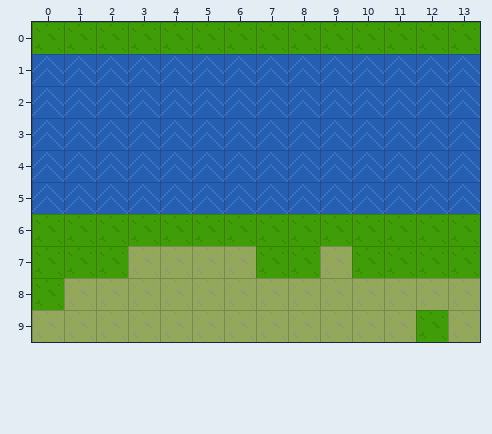
Tiled map (JSON): assets/maps/kolpa.json. This is how it looked before the edit.
Cells are 16x16 px. Shown: x 0..13, y 0..9.
Once edited:
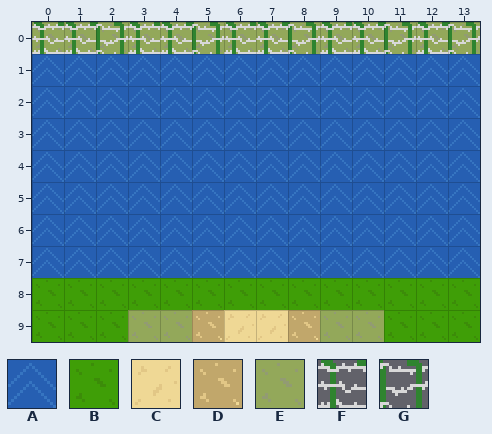
Key: from "ground": A 0, B 1, C 2, D 3, E 4; from "zica": F 0, G 1.
_ is an empty cell, # one hidden under a higher layer.
Tiles replaced or removed in this view: B, E.
Tiles of an added or newly shown layer are drawn over the layers below it.
Changes in this commit:
Changed rows in their new state; . is an unchanged cell.
Layer "Terrain":
first column x 0:
 0 EEEEEEEEEEEEEE
first column x 0:
 6 ______________
 7 ______#..#.___
 8 .BBBBBBBBBBBBB
 9 BBB..DCCD..B.B
Layer "Wire" (added):
first column x 0:
 0 FFGFFGFFGFFGFG
Layer "Water":
first column x 0:
 6 AAAAAAAAAAAAAA
 7 AAAAAAAAAAAAAA
Boxes around the changes in both pictures, in picture pixels (x1, y1, x2, y2):
changed: (32, 22, 480, 54)
changed: (32, 214, 480, 342)
